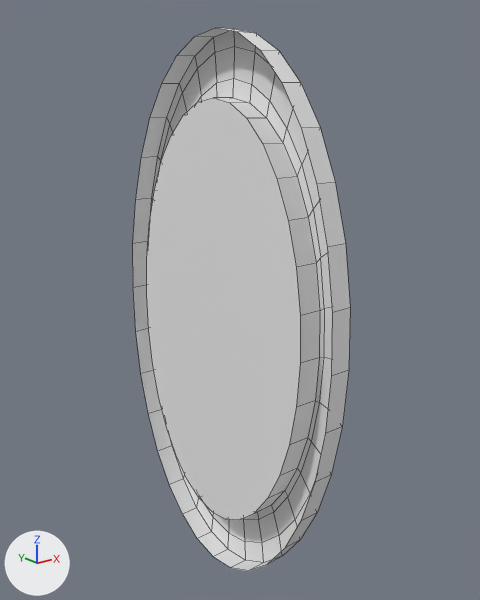
The Blender file Assets/Frames/frame oval.blend: old version first, new version second.
Rendered twice from a 50 mm camera at (-2.5, -3.22, 1.41) aimed at (0.05, -0.04, 0.13). The axes (+X, +Y, +Z) are drawn at lower left. The lights are the same throughout. Mesh edges are drawn as thin lines.
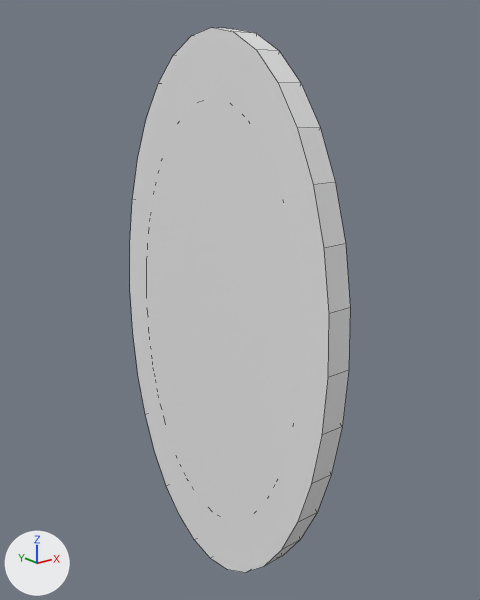
Commit message: updated frames

Scene script edits in JSON lines:
```json
{"block": "me_circle", "where": "# used by ob_circle; location = (0.0, 0.0, 0.0); rotation_euler = (-1.586, 0.00349, 4.708), in degrees (-91, 0.2, 270); scale = (0.808, 1.37, 0.961)"}
{"op": "remove", "block": "me_circle", "code": "me_circle.from_pydata(...)  # 320 vertices, 289 faces; spans x -1.27..1.27, y -1.27..1.28, z -0.15..0.03"}
{"op": "add", "block": "me_circle", "code": "me_circle.from_pydata(...)  # 320 vertices, 290 faces; spans x -1.27..1.27, y -1.27..1.28, z -0.16..0.03"}
{"block": "me_circle", "change": "me_circle part 1"}
{"block": "me_circle", "change": "32 vertices in x -1.27..1.27, y -1.27..1.28, z -0.14 move by (0.0, 0.0, -0.02)"}
{"block": "me_circle", "change": "1 new face joins them"}
```

Pixel boxes [x1, y1, x2, y2] of what changed, in the pictures (480 x 600 px):
```json
{"object": "Circle", "change": "reshaped", "before": [133, 28, 350, 571], "after": [130, 27, 350, 573]}
```
